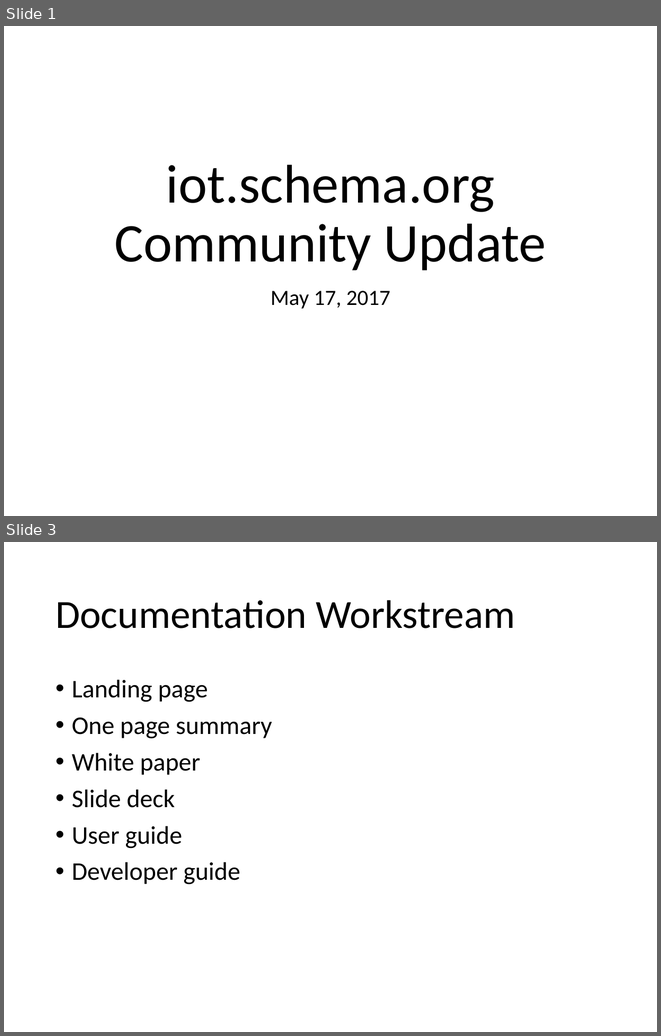
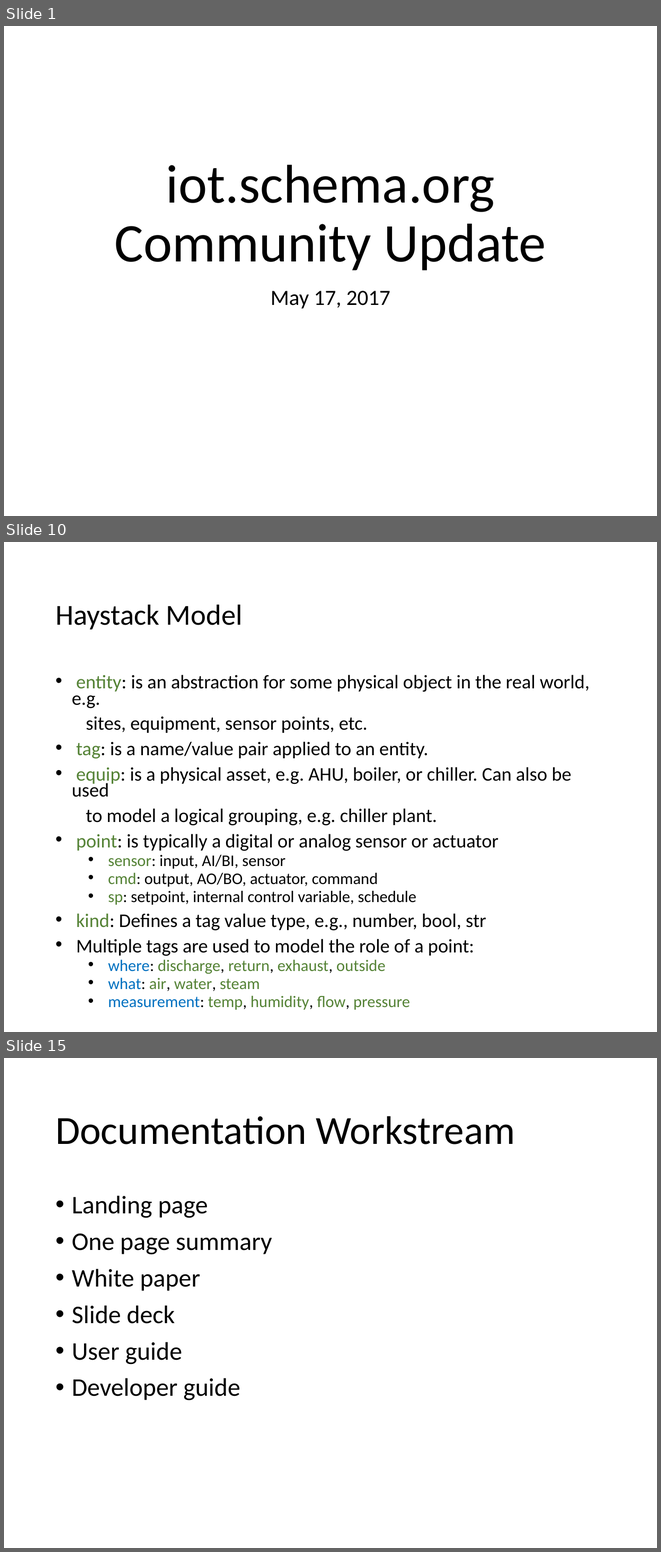
Before and after one commit to iot-schema-collab/teleconferences, a slide deck: iotschema-17may20218.pptx. Shown one above the other, each under a label of ours: slides 1 and 3 before the commit, slides 1, 10 and 15 after it; the slides between them are not shown. The pictures are 661x1036 and 661x1552 pixels, drawn with LibreOffice and Linux fonts; fonts in the diff are those of the drawing. Boxes give left, top, right and bottom in pixels: in the first picture for what was removed or moved away, otherwise in the second. Text is boxed around its words. In the diff, an @@ line names an element or a change of style, - is before the commit and + after.

```diff
--- a/iotschema-17may20218.pptx
+++ b/iotschema-17may20218.pptx
@@ slide 10 added at (4,542,657,1032), background #FFFFFF @@
@@ title added at (55,605,242,629), 32 pt, text #000000 @@
+Haystack Model
@@ text added at (72,674,590,991), 21.2 pt, text #000000 @@
+• entity: is an abstraction for some physical object in the real world, e.g.
+sites, equipment, sensor points, etc.
+• tag: is a name/value pair applied to an entity.
+• equip: is a physical asset, e.g. AHU, boiler, or chiller. Can also be used
+to model a logical grouping, e.g. chiller plant.
+• point: is typically a digital or analog sensor or actuator
+  • sensor: input, AI/BI, sensor
+  • cmd: output, AO/BO, actuator, command
+  • sp: setpoint, internal control variable, schedule
+• kind: Defines a tag value type, e.g., number, bool, str
+• Multiple tags are used to model the role of a point:
+  • where: discharge, return, exhaust, outside
+  • what: air, water, steam
+  • measurement: temp, humidity, flow, pressure
@@ what was slide 3 is now slide 15 @@
```
Also in this commit, not shown: 2 slides changed, 10 other slides added, 1 slide removed, 1 other file.
